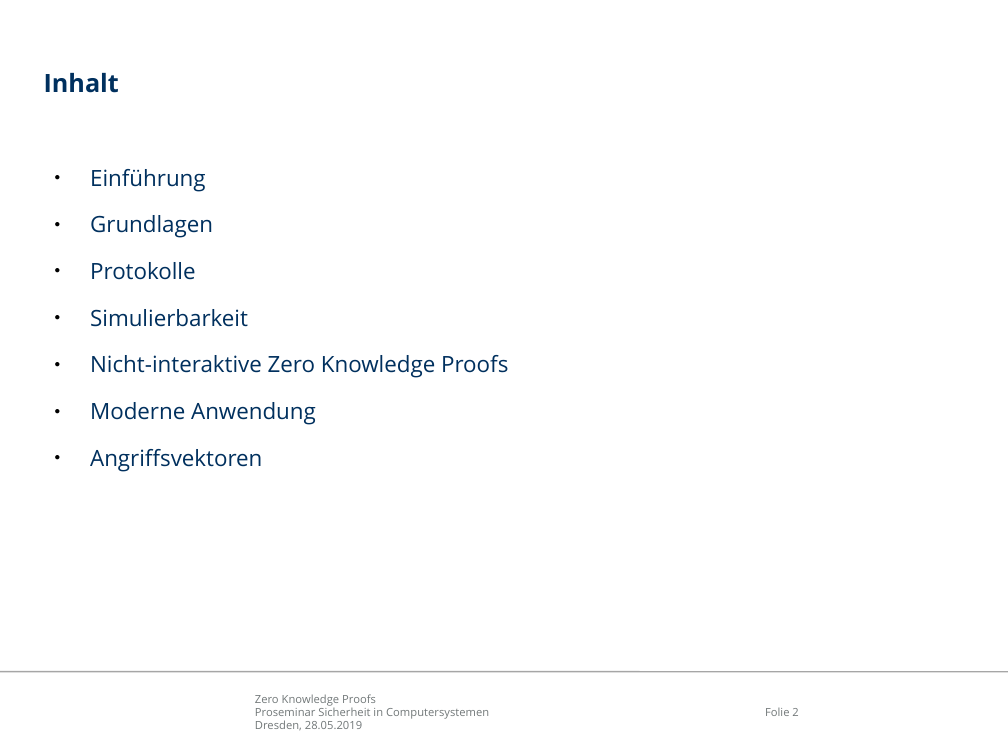
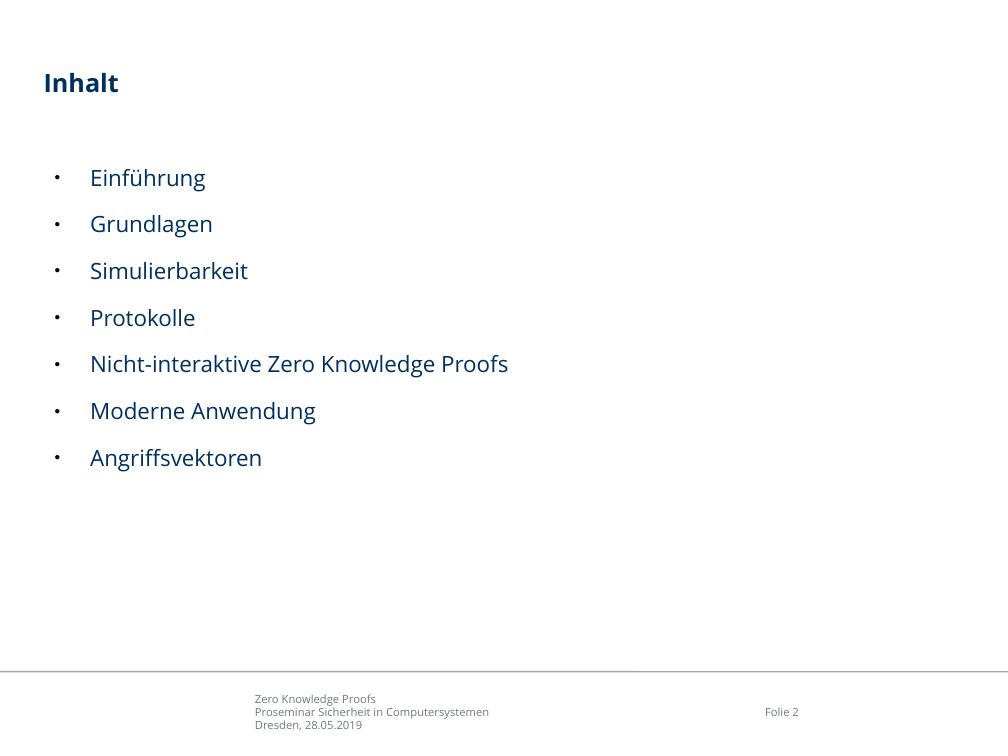
Before and after one commit to mostermann96/Presentations, a slide deck: slide 2 of Zero-Knowledge Proofs/Präsentation/ZKP.odp. Drawn at 1008x756 pixels with LibreOffice and Linux fonts; fonts in the diff are those of the drawing; background and template pictures are left out. Boxes give left, top, right and bottom in pixels: in the first picture for what was removed or moved away, otherwise in the second. Text is boxed around its words. In the diff, an @@ line names an element or a change of style, - is before the commit and + after.

```diff
--- a/Zero-Knowledge Proofs/Präsentation/ZKP.odp
+++ b/Zero-Knowledge Proofs/Präsentation/ZKP.odp
@@ text at [90,262,248,280]: paragraph added @@
+● Simulierbarkeit
@@ text at [90,309,248,327]: paragraph removed @@
-● Simulierbarkeit
```
Also in this commit, not shown: 1 other slide changed, 1 slide added, 2 other files.
